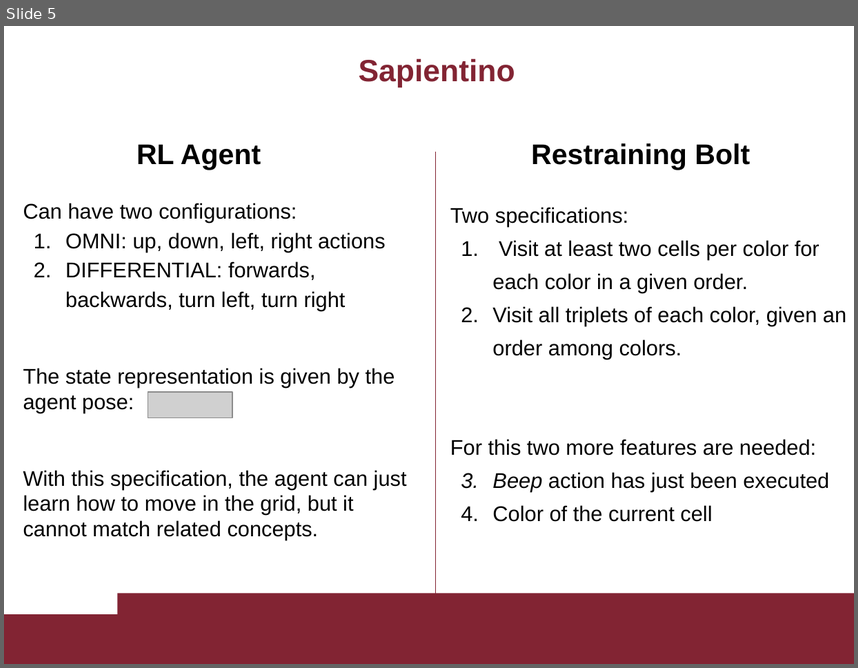
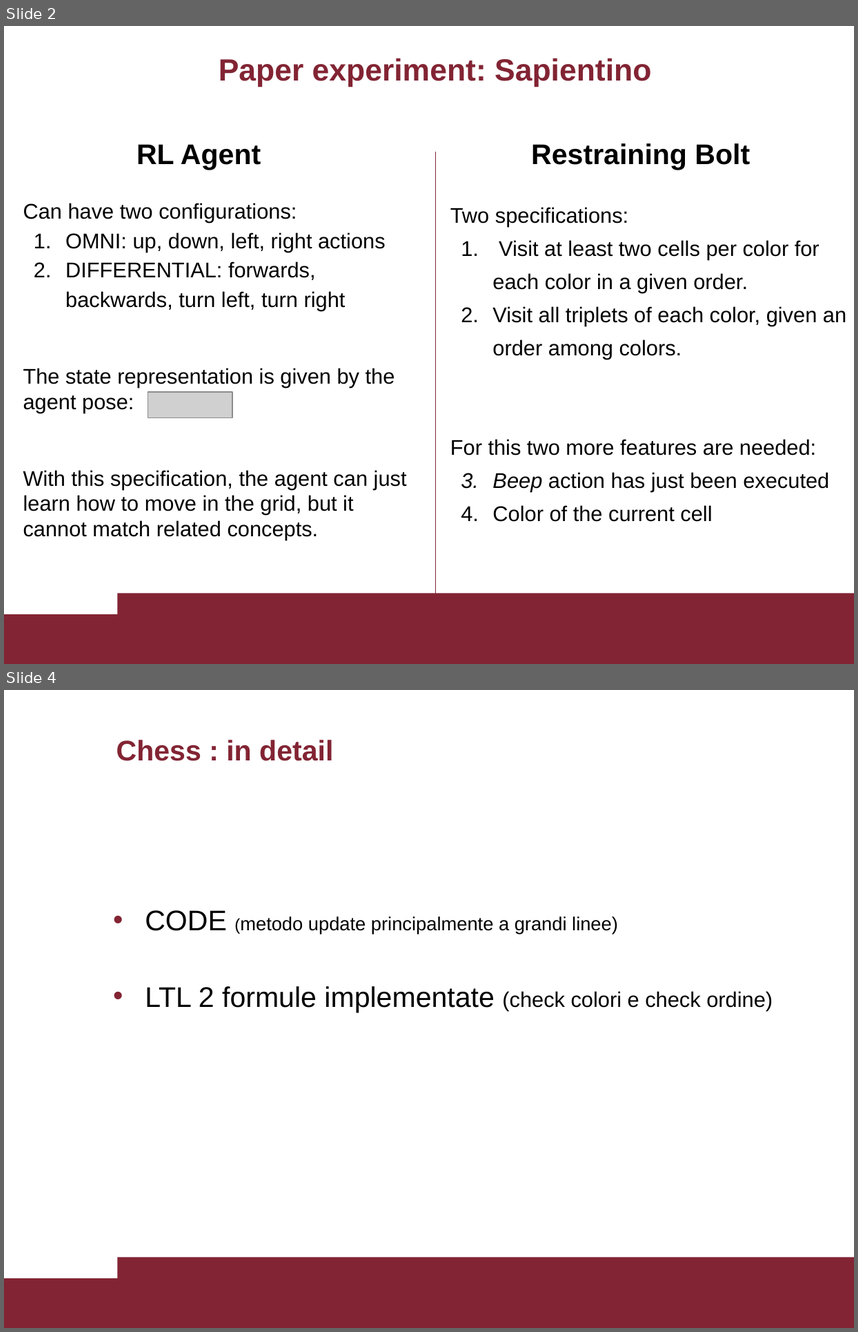
Before and after one commit to Nicodman/Reasoning_Agents_2020, a slide deck: Resogning_Agents.pptx. Shown one above the other, each under a label of ours: slide 5 before the commit, slides 2 and 4 after it; the slides between them are not shown. The pictures are 858x668 and 858x1332 pixels, drawn with LibreOffice and Linux fonts; fonts in the diff are those of the drawing; grey boxes stand for pictures. Boxes give left, top, right and bottom in pixels: in the first picture for what was removed or moved away, otherwise in the second. Text is boxed around its words. In the diff, an @@ line names an element or a change of style, - is before the commit and + after.

```diff
--- a/Resogning_Agents.pptx
+++ b/Resogning_Agents.pptx
@@ slide 4 added at box(4, 690, 854, 1328), background #FFFFFF; not listed: 2 template elements that a slide beside it also shows @@
@@ title added at box(116, 740, 333, 761), 24 pt, text #822433, bold @@
+Chess : in detail
@@ text added at box(145, 910, 773, 1012), 16 pt, text #000000 @@
+• CODE (metodo update principalmente a grandi linee)
+• LTL 2 formule implementate (check colori e check ordine)
@@ what was slide 5 is now slide 2 @@
@@ slide 2 changed as well @@
@@ title at box(219, 58, 651, 87): text changed @@
-Sapientino
+Paper experiment: Sapientino
```
Also in this commit, not shown: 3 other slides changed, 5 other slides added, 9 slides removed, 12 other files.
